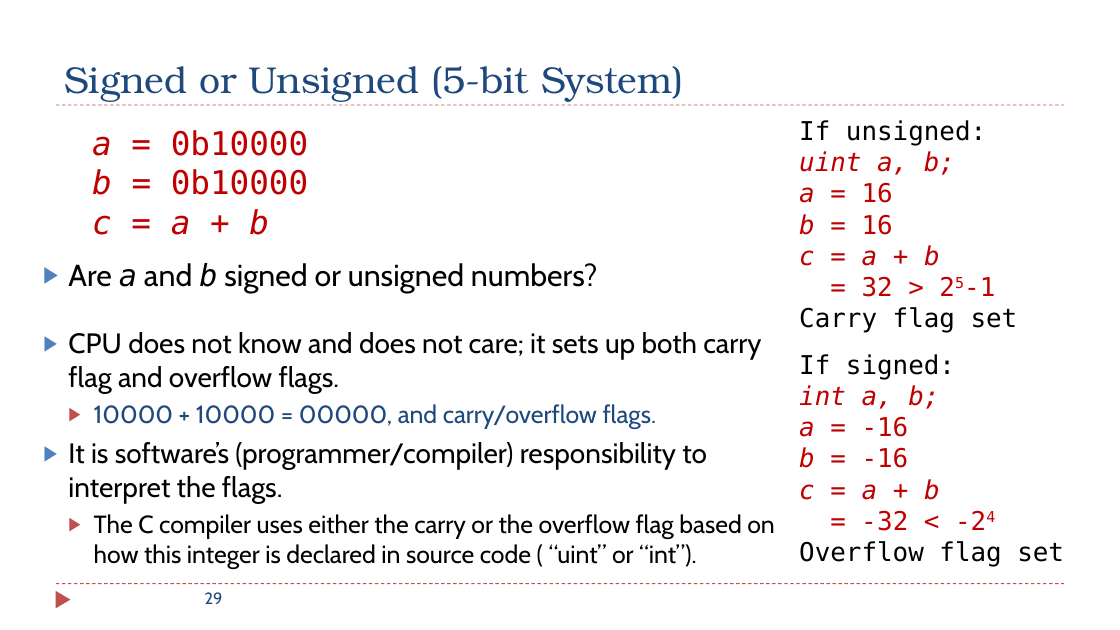
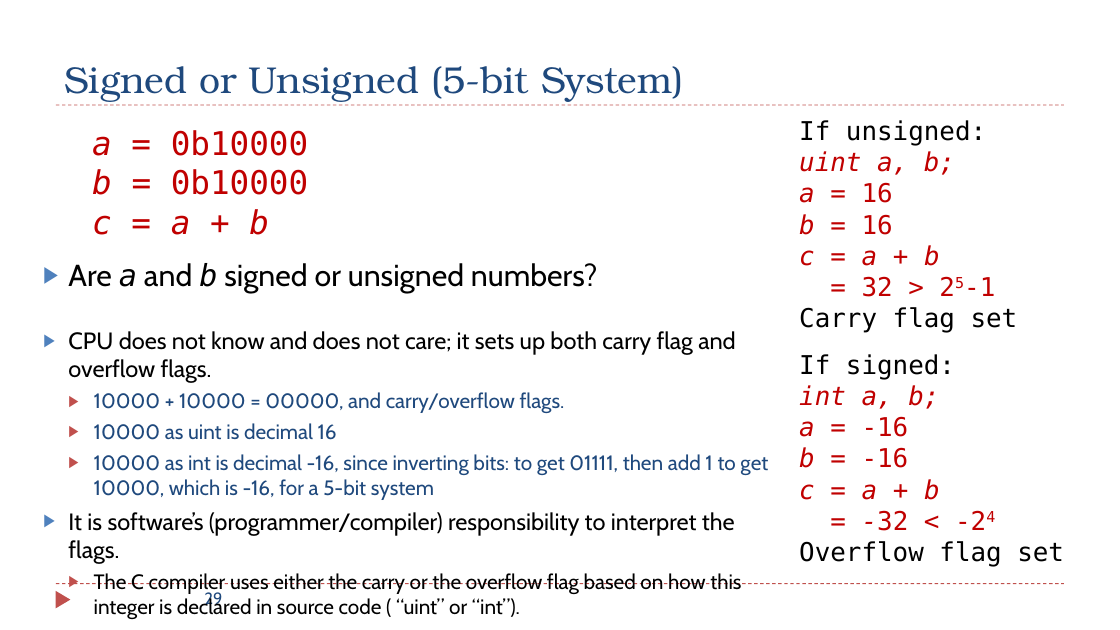
Before and after one commit to guhofstra/CSC111Sp26, a slide deck: slide 29 of PPTs/Ch2_Data_Representation.pptx. Drawn at 1120x630 pixels with LibreOffice and Linux fonts; fonts in the diff are those of the drawing. Boxes give left, top, right and bottom in pixels: in the first picture for what was removed or moved away, otherwise in the second. Text is boxed around its words. In the diff, an @@ line names an element or a change of style, - is before the commit and + after.

Commit message:
xx

```diff
--- a/PPTs/Ch2_Data_Representation.pptx
+++ b/PPTs/Ch2_Data_Representation.pptx
@@ text at (68, 331, 741, 619): size 24.1 to 20.1 pt in "CPU does not know and does not ...", "It is software’s (programmer/compiler) responsibility to int ..."; size 21.3 to 17.8 pt in "10000 + 10000 = 00000, and carry/overflow ...", "The C compiler uses either the carry ..." @@
@@ text at (94, 423, 768, 500): paragraphs added @@
+  ▶ 10000 as uint is decimal 16
+  ▶ 10000 as int is decimal -16, since inverting bits: to get 01111, then add 1 to get 10000, which is -16, for a 5-bit system
```
Also in this commit, not shown: 4 other slides changed.
